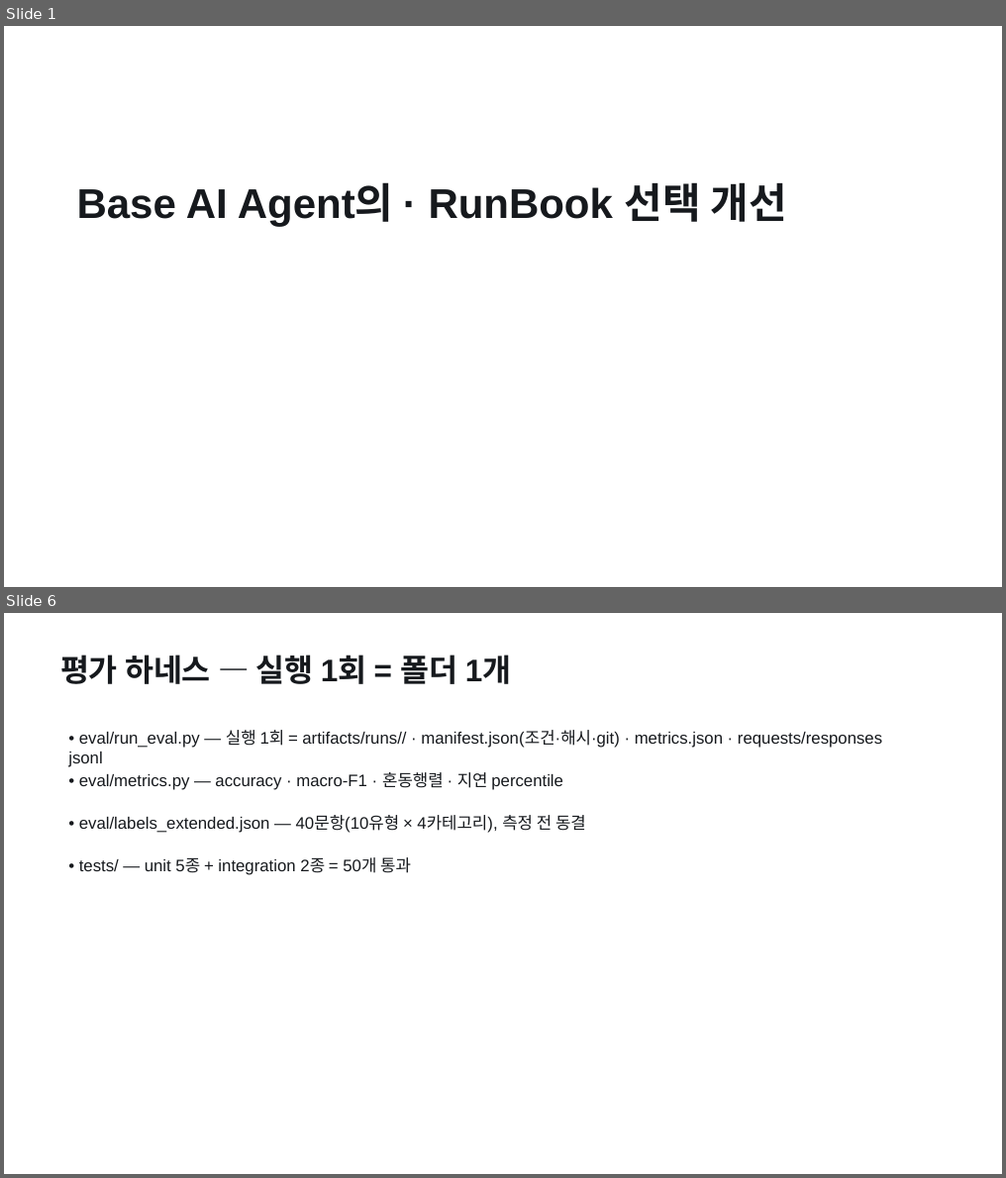
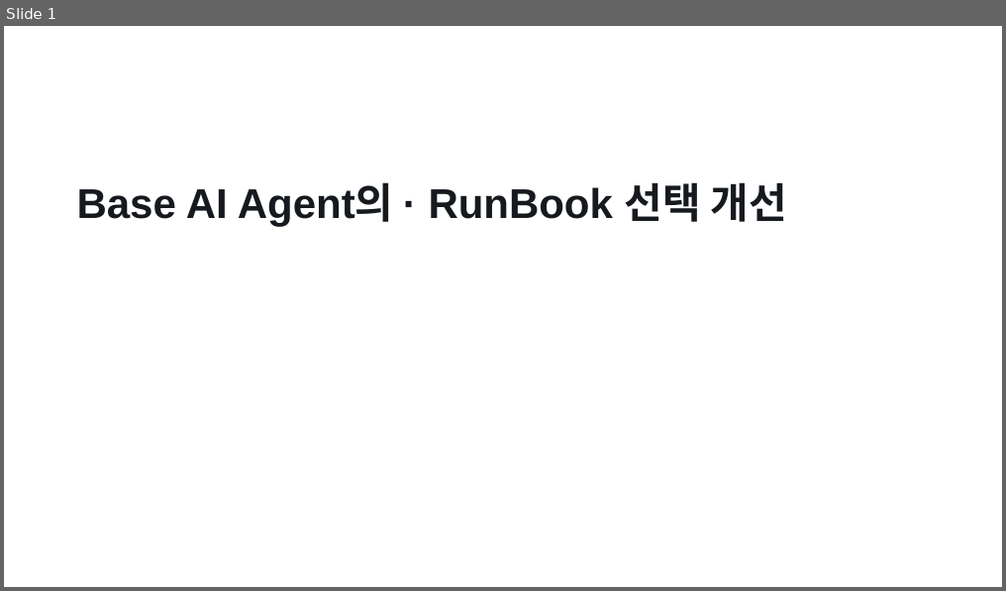
Before and after one commit to pigpgw/skala-ai-service-mini, a slide deck: doc/reports/presentation.pptx. Shown one above the other, each under a label of ours: slides 1 and 6 before the commit, slide 1 after it; the slides between them are not shown. The pictures are 1006x1178 and 1006x591 pixels, drawn with LibreOffice and Linux fonts; fonts in the diff are those of the drawing. Boxes give left, top, right and bottom in pixels: in the first picture for what was removed or moved away, otherwise in the second. Text is boxed around its words. In the diff, an @@ line names an element or a change of style, - is before the commit and + after.

```diff
--- a/doc/reports/presentation.pptx
+++ b/doc/reports/presentation.pptx
@@ slide 6 removed at (x1=4, y1=613, x2=1002, y2=1174), background #FFFFFF @@
@@ text removed at (x1=60, y1=655, x2=512, y2=684) @@
-평가 하네스 — 실행 1회 = 폴더 1개
@@ text removed at (x1=68, y1=730, x2=882, y2=767) @@
-• eval/run_eval.py — 실행 1회 = artifacts/runs// · manifest.json(조건·해시·git) · metrics.json · requests/responses jsonl
@@ text removed at (x1=79, y1=772, x2=563, y2=790) @@
-• eval/metrics.py — accuracy · macro-F1 · 혼동행렬 · 지연 percentile
@@ text removed at (x1=79, y1=815, x2=586, y2=833) @@
-• eval/labels_extended.json — 40문항(10유형 × 4카테고리), 측정 전 동결
@@ text removed at (x1=79, y1=858, x2=411, y2=875) @@
-• tests/ — unit 5종 + integration 2종 = 50개 통과
```
Also in this commit, not shown: 3 slides changed, 3 slides added, 5 other slides removed, 21 other files.
